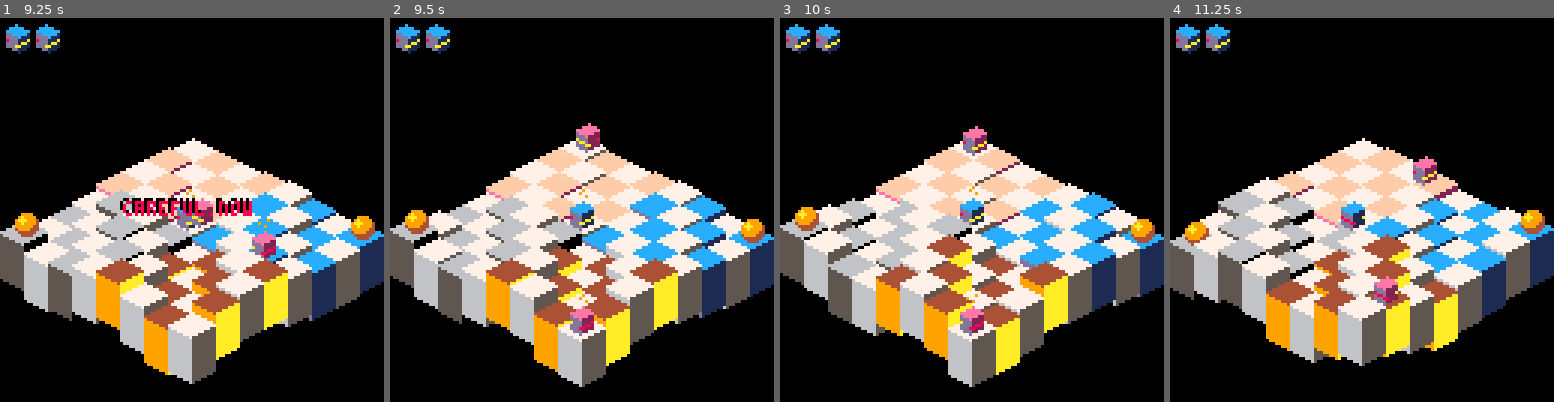
Above: before the commit, frames 1-4 (left to right).
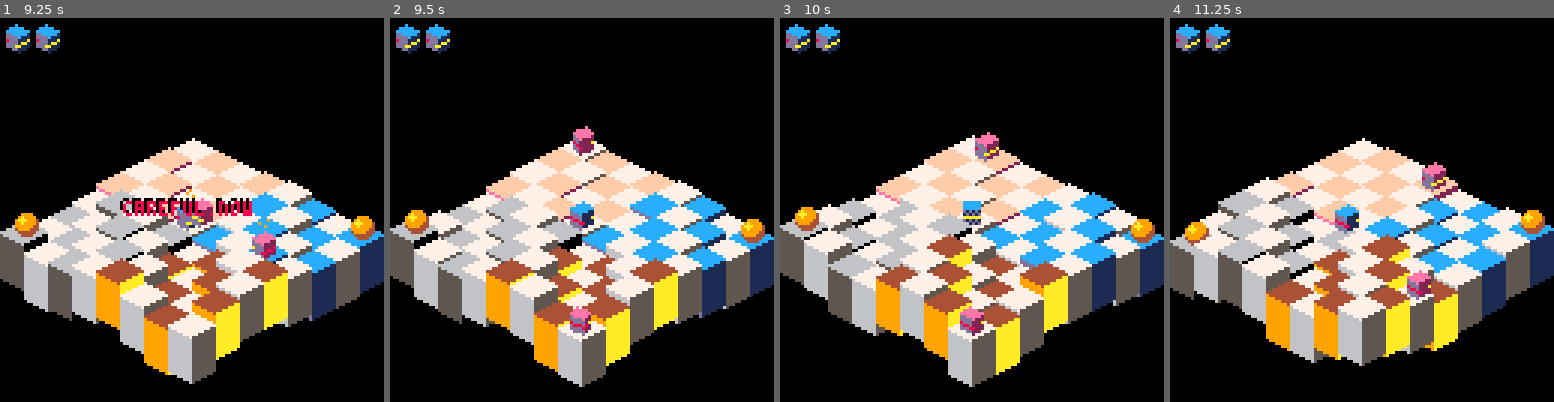
Above: after the commit, the same moments.

Repository: erwinbonsma/BumbleBotsPico8
Game: PICO-8 cartridge rolmops.p8
The game is run twice, just before and just after one commit, with the same random seed, the same clock (stepped at 60 frames per second) and the same inputs.
Inputs:
- Up to frame 1 (9.25 s): hold Right 1.6-2.1 s; hold Up 2.15-2.42 s; hold Right 2.47-3.03 s; hold Left 3.08-3.58 s; hold Down 3.63-3.97 s; hold Right 4.02-4.68 s; hold Up 4.73-5.03 s; hold Left 5.08-5.68 s; hold Down 5.73-6.03 s; hold Right 6.08-6.58 s; hold Right 6.63-7.13 s; hold Up 7.18-7.45 s; hold Right 7.5-8.07 s; hold Left 8.12-8.62 s; hold Down 8.67-9 s; hold Right from 9.05 s (still down)
- Up to frame 2 (9.5 s): keep holding Right
- Up to frame 3 (10 s): release Right at 9.72 s; hold Up from 9.77 s (still down)
- Up to frame 4 (11.25 s): release Up at 10.07 s; hold Left 10.12-10.72 s; hold Down 10.77-11.07 s; hold Right from 11.12 s (still down)

Frame 1 is identical in both runs. In frame 2, 0.5% of the frame differs, in the area x 46-55%, y 27-83%; in frame 3, 1.0%; in frame 4, 1.6%, in the area x 42-72%, y 35-75%.

Commit message:
Added Level class
Moved player, enemies, pickups, map model and map view from game to level.
Player and enemies are now cleanly re-instantiated after player death.
Added Level1 sub-class.

Diff:
--- a/rolmops.p8
+++ b/rolmops.p8
@@ -109,7 +109,7 @@
 
 map_model={}
 
-function map_model:new(angle)
+function map_model:new()
  local o=setmetatable({},self)
  self.__index=self
 
@@ -266,6 +266,10 @@
  o.dazed=0
 
  return o
+end
+
+function mover:destroy()
+ self.unit:remove_mover(self)
 end
 
 function mover:turning()
@@ -461,10 +465,12 @@
 enemy={}
 extend(enemy,mover)
 
-function enemy:new(o)
+function enemy:new(target,o)
  o=mover.new(self,o)
  local o=setmetatable(o,self)
  self.__index=self
+
+ o.target=target
 
  return o
 end
@@ -477,7 +483,7 @@
 end
 
 function enemy:update()
- if self.unit==game.player.unit then
+ if self.unit==self.target.unit then
   game:signal_death()
  end
 
@@ -513,7 +519,7 @@
 function enemy:heading_score(h)
  local score=0
  local to_unit=self.unit:neighbour(h)
- local target_unit=game.player.unit
+ local target_unit=self.target.unit
 
  if to_unit==nil or to_unit.height<-5 then
   return -99
@@ -568,22 +574,103 @@
  self.unit.remove_pickup(self)
 end
 
+level={}
+
+function level:new(o)
+ o=o or {}
+ local o=setmetatable(o,self)
+ self.__index=self
+
+ o.pickups={}
+ o.enemies={}
+
+ return o
+end
+
+function level:init_map(map_model)
+ self.map_model=map_model
+ self.map_view=new_mapview(map_model)
+end
+
+function level:add_player(col,row)
+ self.player=player:new()
+ self.map_model.units[col][row]:add_mover(
+  self.player
+ )
+end
+
+function level:add_enemy(col,row,enemy)
+ self.map_model.units[col][row]:add_mover(
+  enemy
+ )
+ add(self.enemies,enemy)
+end
+
+function level:add_pickup(col,row,pickup)
+ self.map_model.units[col][row]:add_pickup(
+  pickup
+ )
+ add(self.pickups,pickup)
+end
+
+function level:reset()
+ for e in all(self.enemies) do
+  e:destroy()
+ end
+ self.enemies={}
+ if self.player!=nil then
+  self.player:destroy()
+  self.player=nil
+ end
+end
+
+function level:update(only_map)
+ self.map_model:update()
+
+ if not only_map then
+  self.player:update()
+  for e in all(self.enemies) do
+   e:update()
+  end
+ end
+end
+
+function level:draw()
+ self.map_view.draw()
+end
+
+level1={}
+extend(level1,level)
+
+function level1:new(o)
+ o=level.new(self,o)
+ local o=setmetatable(o,self)
+ self.__index=self
+
+ o:init_map(map_model:new())
+
+ o:add_pickup(2,9,pickup:new())
+ o:add_pickup(9,2,pickup:new())
+
+ return o
+end
+
+function level1:reset()
+ level.reset(self)
+ self:add_player(5,5)
+ self:add_enemy(2,2,enemy:new(self.player))
+ self:add_enemy(9,9,enemy:new(self.player))
+end
+
 function new_game()
  local me={}
 
- local mapmodel=map_model:new()
- local mapview=new_mapview(mapmodel)
- local enemies={}
  local anim=nil
  local lives=3
-
- me.player=player:new()
-
- add(enemies,enemy:new())
- add(enemies,enemy:new())
+ local level=level1:new()
 
  function me.draw()
-  mapview:draw()
+  level:draw()
   for i=1,lives do
    spr(100,i*10-8,-4,1,2)
   end
@@ -593,41 +680,22 @@
  end
 
  function me.update()
-  mapmodel:update()
-
-  if anim!=nil then
-   if anim.update() then
-    anim=nil
-   end
-   return
-  end
-
-  me.player:update()
-  for e in all(enemies) do
-   e:update()
-  end
+  if (
+   anim!=nil and
+   anim.update()
+  ) then
+   anim=nil
+  end
+
+  level:update(anim!=nil)
+
   if me.death_signalled then
    me:handle_death()
   end
  end
 
  function me.reset()
-  me.death_signalled=false
-  mapmodel.units[5][5]:add_mover(
-   me.player
-  )
-  mapmodel.units[2][2]:add_mover(
-   enemies[1]
-  )
-  mapmodel.units[9][9]:add_mover(
-   enemies[2]
-  )
-  mapmodel.units[2][9]:add_pickup(
-   pickup:new()
-  )
-  mapmodel.units[9][2]:add_pickup(
-   pickup:new()
-  )
+  level:reset()
  end
 
  function me.signal_death()
@@ -641,6 +709,7 @@
   else
    anim=game_over_animation()
   end
+  me.death_signalled=false
  end
 
  me.reset()
